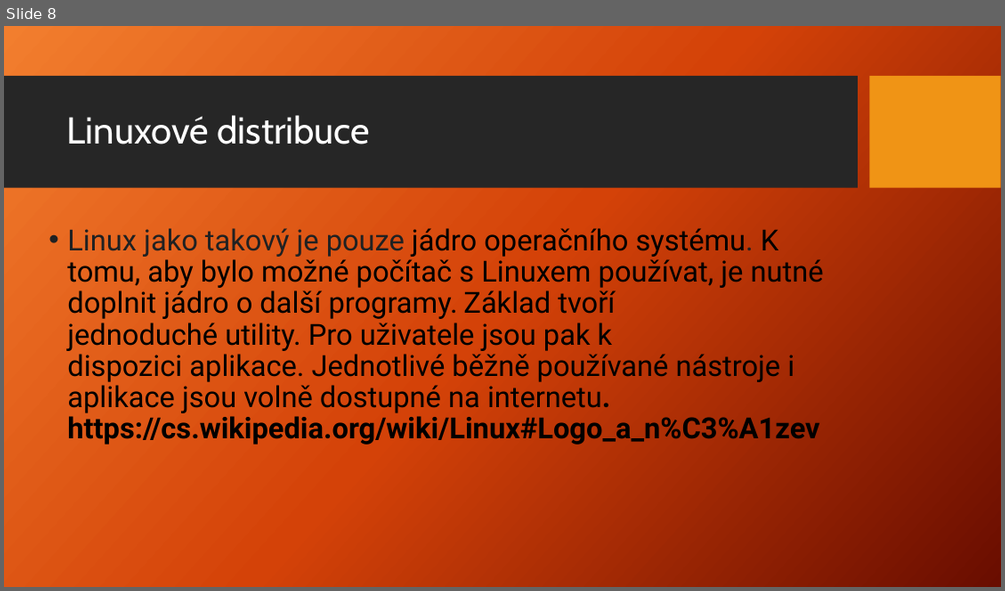
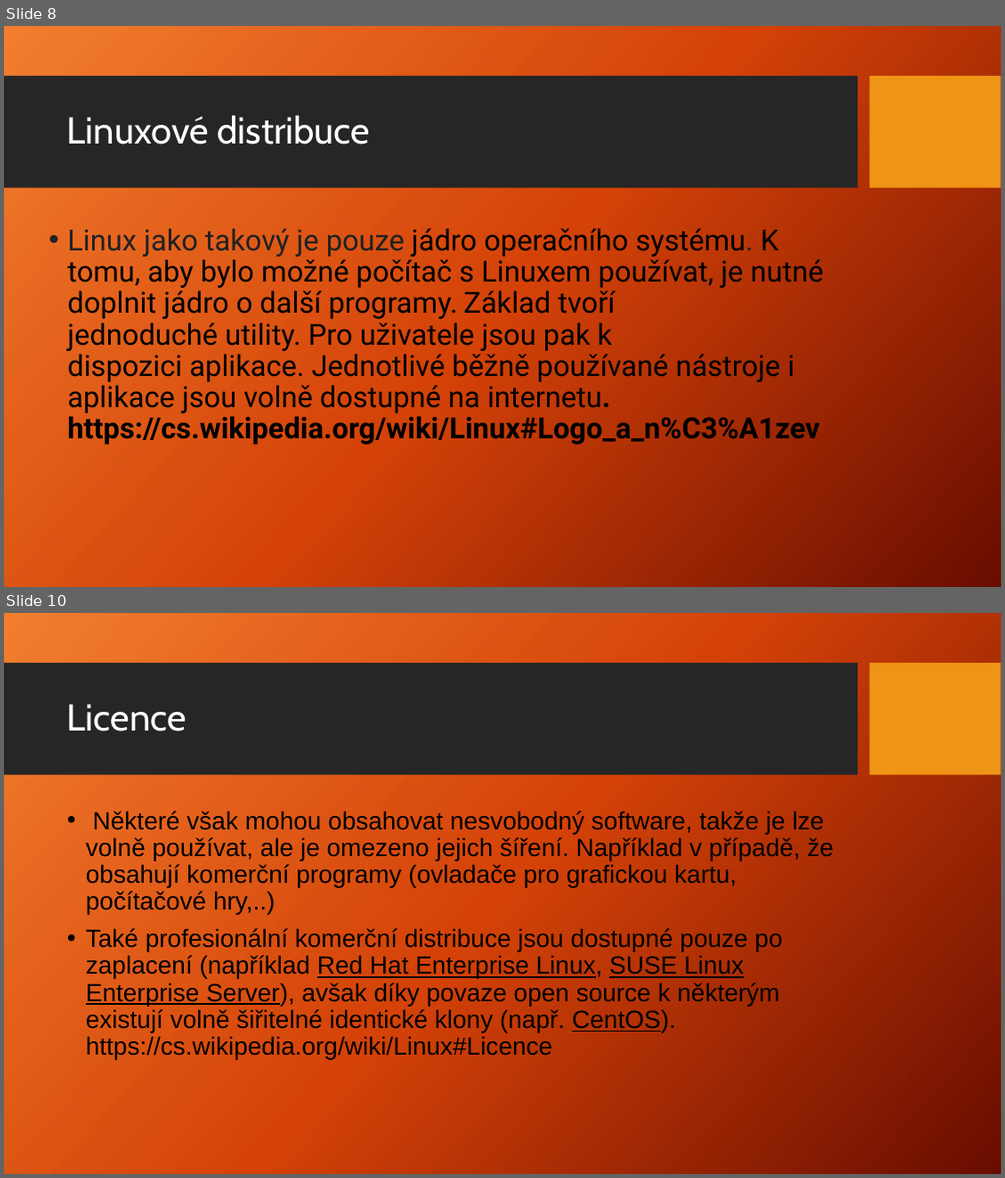
Before and after one commit to Jakub-Benes/Prezentace, a slide deck: Linux.pptx. Shown one above the other, each under a label of ours: slide 8 before the commit, slides 8 and 10 after it; the slides between them are not shown. The pictures are 1005x591 and 1005x1178 pixels, drawn with LibreOffice and Linux fonts; fonts in the diff are those of the drawing; background and template pictures are left out. Boxes give left, top, right and bottom in pixels: in the first picture for what was removed or moved away, otherwise in the second. Text is boxed around its words. In the diff, an @@ line names an element or a change of style, - is before the commit and + after.

```diff
--- a/Linux.pptx
+++ b/Linux.pptx
@@ slide 10 added at (4, 613, 1001, 1174), background picture (left out); not listed: 2 template elements that a slide beside it also shows @@
@@ title added at (67, 704, 186, 731), 36 pt, text #FFFFFF @@
+Licence
@@ text added at (86, 811, 833, 1059), 24 pt, text #000000 @@
+• Některé však mohou obsahovat nesvobodný software, takže je lze volně používat, ale je omezeno jejich šíření. Například v případě, že obsahují komerční programy (ovladače pro grafickou kartu, počítačové hry,..)
+• Také profesionální komerční distribuce jsou dostupné pouze po zaplacení (například Red Hat Enterprise Linux, SUSE Linux Enterprise Server), avšak díky povaze open source k některým existují volně šiřitelné identické klony (např. CentOS). https://cs.wikipedia.org/wiki/Linux#Licence
```
Also in this commit, not shown: 1 other slide added.
